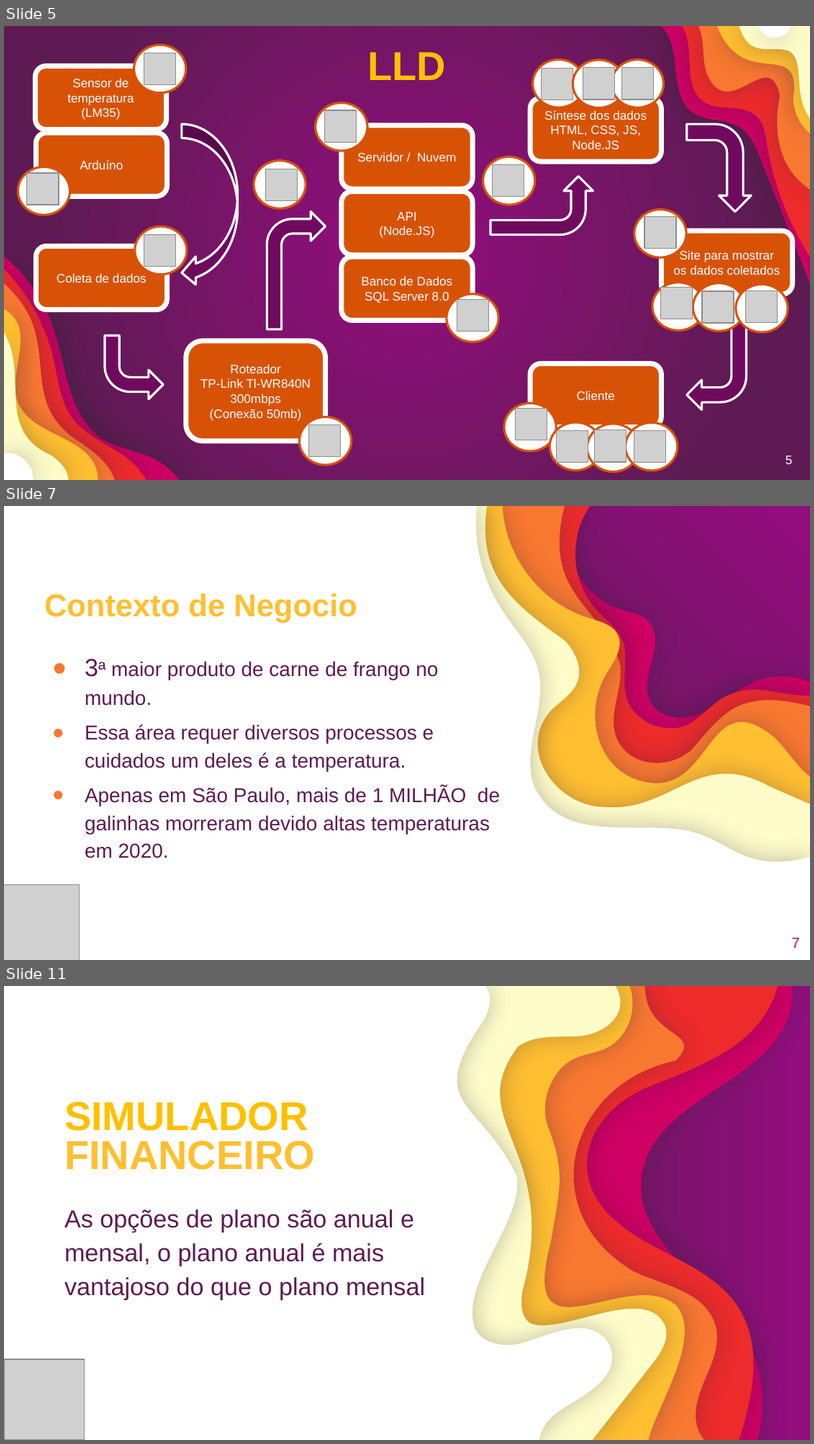
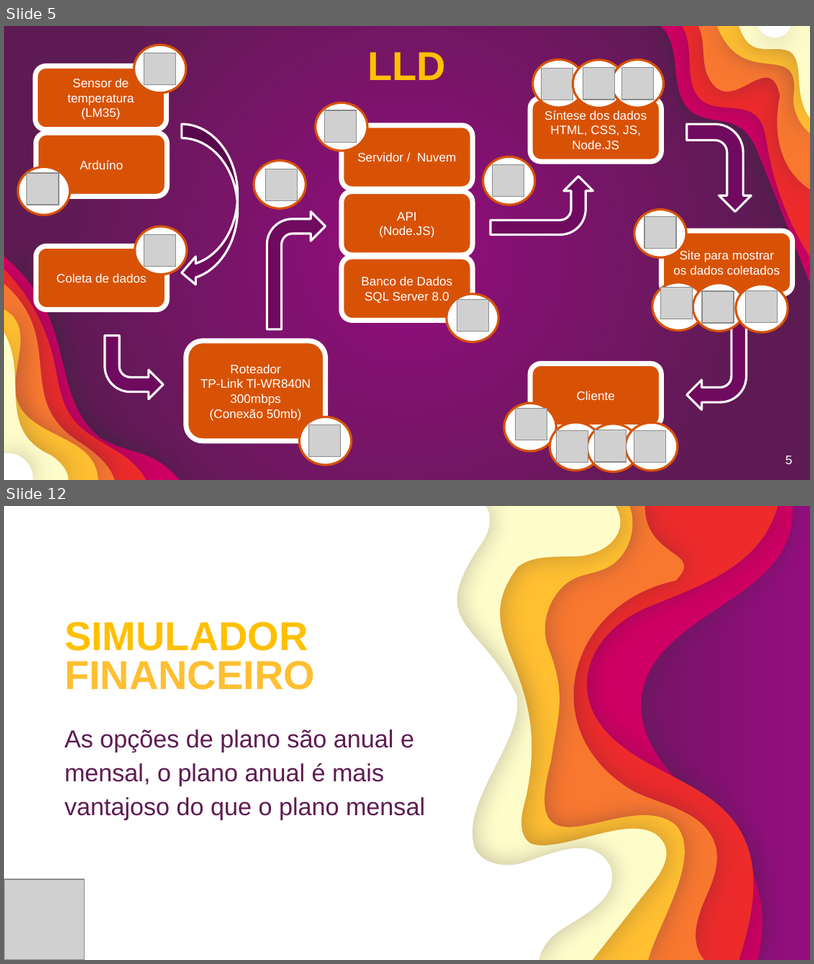
Before and after one commit to GustavoQuaresma/TECCHICKEN-DOCUMENTACAO, a slide deck: SPRINT2/slide pi - Copia.pptx. Shown one above the other, each under a label of ours: slides 5, 7 and 11 before the commit, slides 5 and 12 after it; the slides between them are not shown. The pictures are 814x1444 and 814x964 pixels, drawn with LibreOffice and Linux fonts; fonts in the diff are those of the drawing; grey boxes stand for pictures. Boxes give left, top, right and bottom in pixels: in the first picture for what was removed or moved away, otherwise in the second. Text is boxed around its words. In the diff, an @@ line names an element or a change of style, - is before the commit and + after.

```diff
--- a/SPRINT2/slide pi - Copia.pptx
+++ b/SPRINT2/slide pi - Copia.pptx
@@ slide 7 removed at [4,506,810,960], background gradient #940D7F to #5E1B53 @@
@@ group removed at [4,506,810,960]: 6 freeform shapes @@
@@ title removed at [44,593,358,623] @@
-Contexto de Negocio
@@ text removed at [85,661,500,858] @@
-● 3ª maior produto de carne de frango no mundo.
-● Essa área requer diversos processos e cuidados um deles é a temperatura.
-● Apenas em São Paulo, mais de 1 MILHÃO de galinhas morreram devido altas temperaturas em 2020.
@@ picture removed at [4,884,79,960] @@
@@ page number removed at [792,937,800,947] @@
-7
@@ what was slide 11 is now slide 12 @@
```
Also in this commit, not shown: 3 slides changed, 3 slides added, 1 other slide removed.
